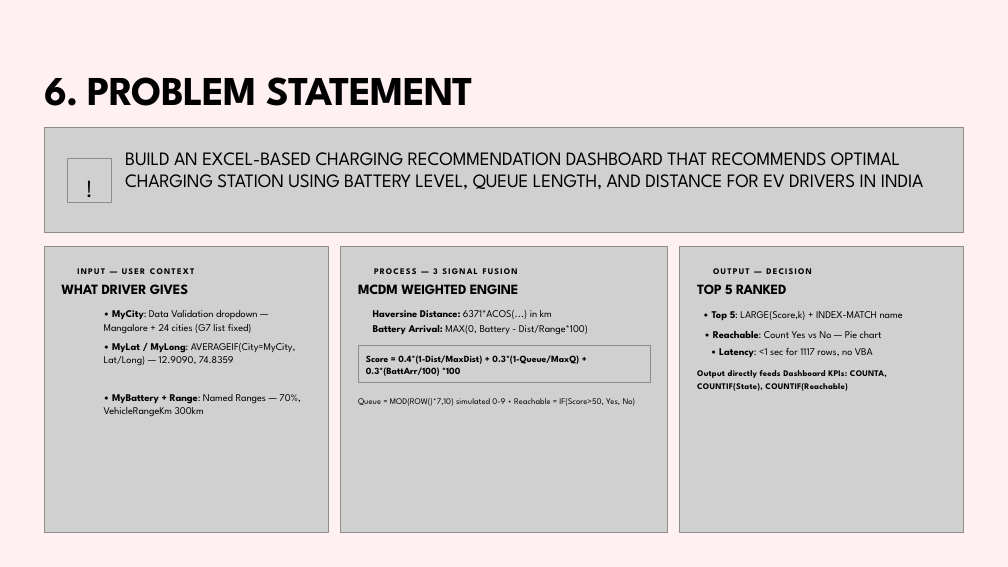
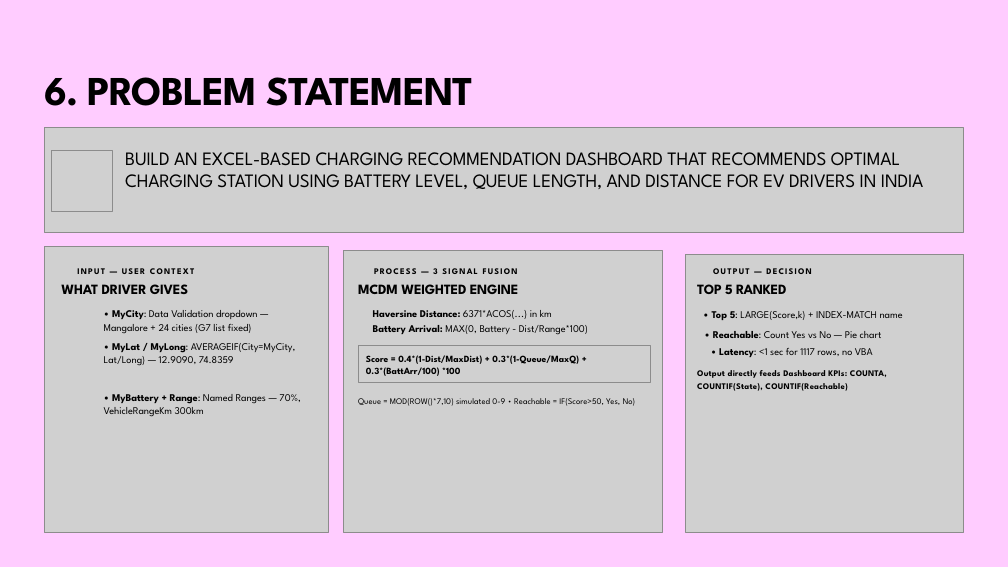
Before and after one commit to JEISAMATHEW/EV_Recommendation_Dashboard, a slide deck: slide 8 of EV Recommendation Dashboard.pptx. Drawn at 1008x567 pixels with LibreOffice and Linux fonts; fonts in the diff are those of the drawing; grey boxes stand for pictures; background and template pictures are left out. Boxes give left, top, right and bottom in pixels: in the first picture for what was removed or moved away, otherwise in the second. Text is boxed around its words. In the diff, an @@ line names an element or a change of style, - is before the commit and + after.

```diff
--- a/EV Recommendation Dashboard.pptx
+++ b/EV Recommendation Dashboard.pptx
@@ background #FFF1F1 to #FFCCFF @@
@@ picture: place and size @@
-picture at [67,158,111,202]
+picture at [51,150,113,212]
@@ text removed at [85,166,110,202] @@
-!
@@ picture: place and size @@
-picture at [341,247,668,532]
+picture at [343,250,663,532]
@@ picture: place and size @@
-picture at [680,247,964,532]
+picture at [686,254,964,532]
```
Also in this commit, not shown: 14 other slides changed.
